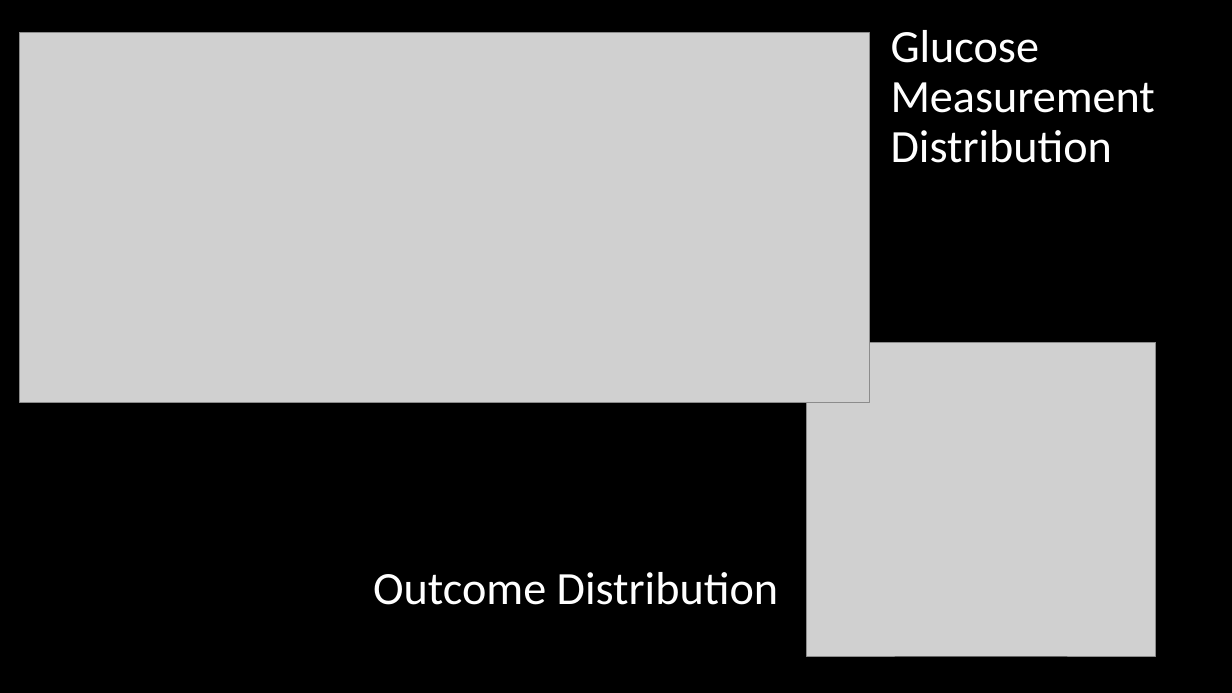
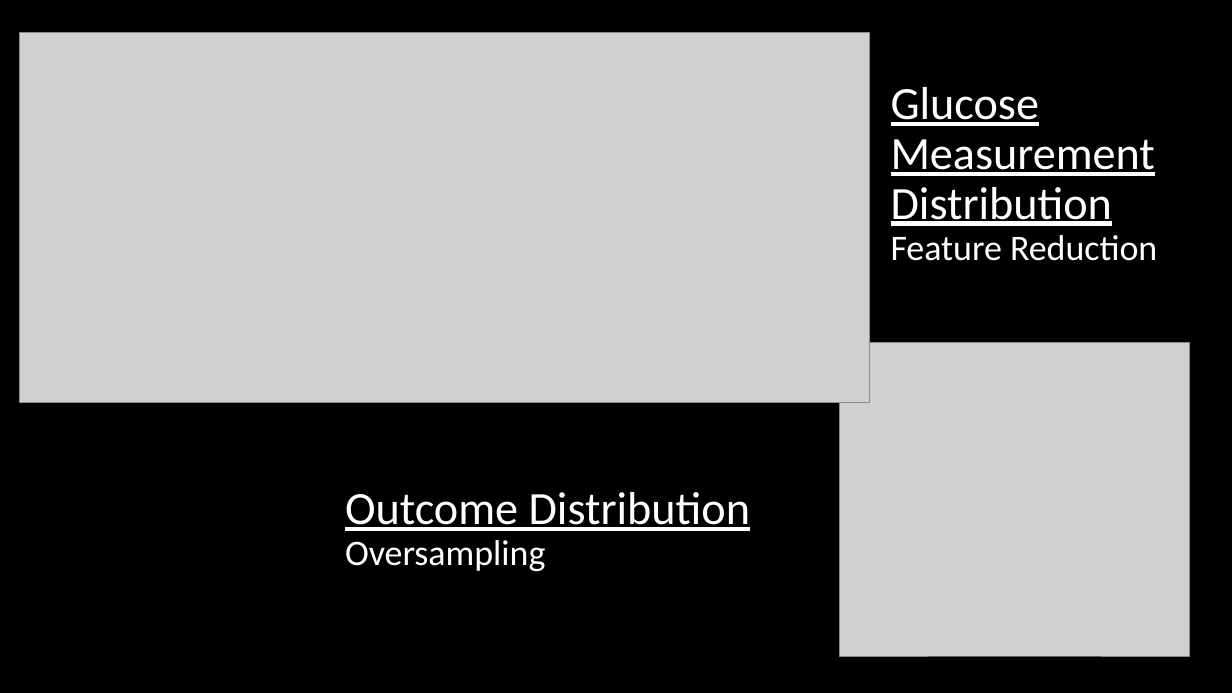
Before and after one commit to imw2/Diabetes-Diagnosis-Prediction, a slide deck: slide 7 of O. Week 3-4-2019/FinalPresentationWittler.pptx (slide 6 before the commit). Drawn at 1232x693 pixels with LibreOffice and Linux fonts; fonts in the diff are those of the drawing; grey boxes stand for pictures. Boxes give left, top, right and bottom in pixels: in the first picture for what was removed or moved away, otherwise in the second. Text is boxed around its words. In the diff, an @@ line names an element or a change of style, - is before the commit and + after.

```diff
--- a/O. Week 3-4-2019/FinalPresentationWittler.pptx
+++ b/O. Week 3-4-2019/FinalPresentationWittler.pptx
@@ title at box(891, 87, 1157, 261): text changed @@
-Glucose Measurement Distribution
+Glucose Measurement Distribution
+Feature Reduction
@@ picture: place and size @@
-picture at box(806, 342, 1155, 656)
+picture at box(840, 342, 1189, 656)
@@ text "Outcome Distribution": place and size @@
-text "Outcome Distribution" at box(373, 572, 778, 605)
+text "Outcome Distribution" at box(345, 492, 750, 571)
@@ text at box(345, 492, 750, 531): underline on in "Outcome Distribution" @@
@@ text at box(345, 540, 545, 571): paragraph added @@
+Oversampling
```
Also in this commit, not shown: 4 other slides changed, 6 slides added.
